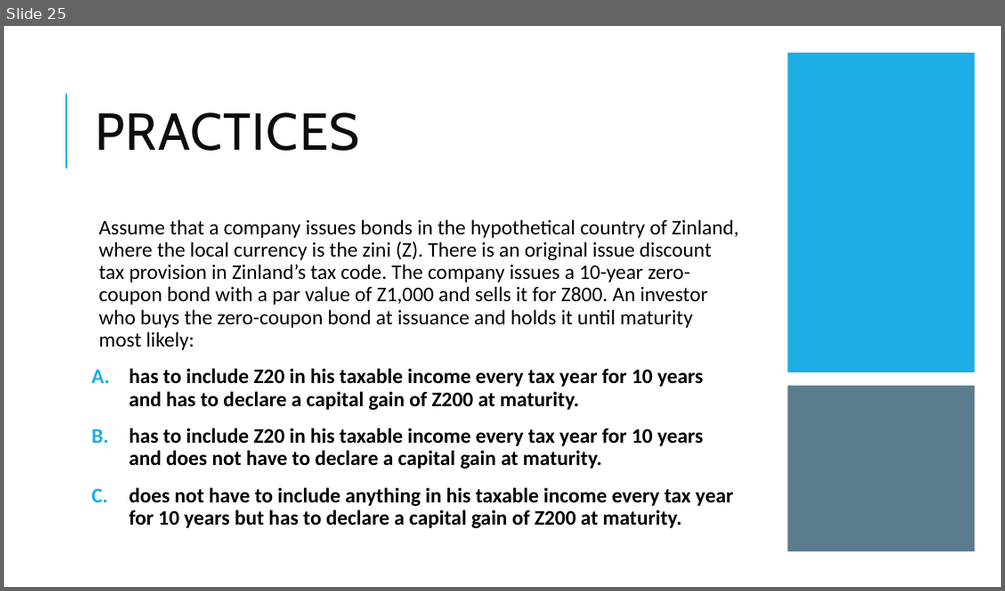
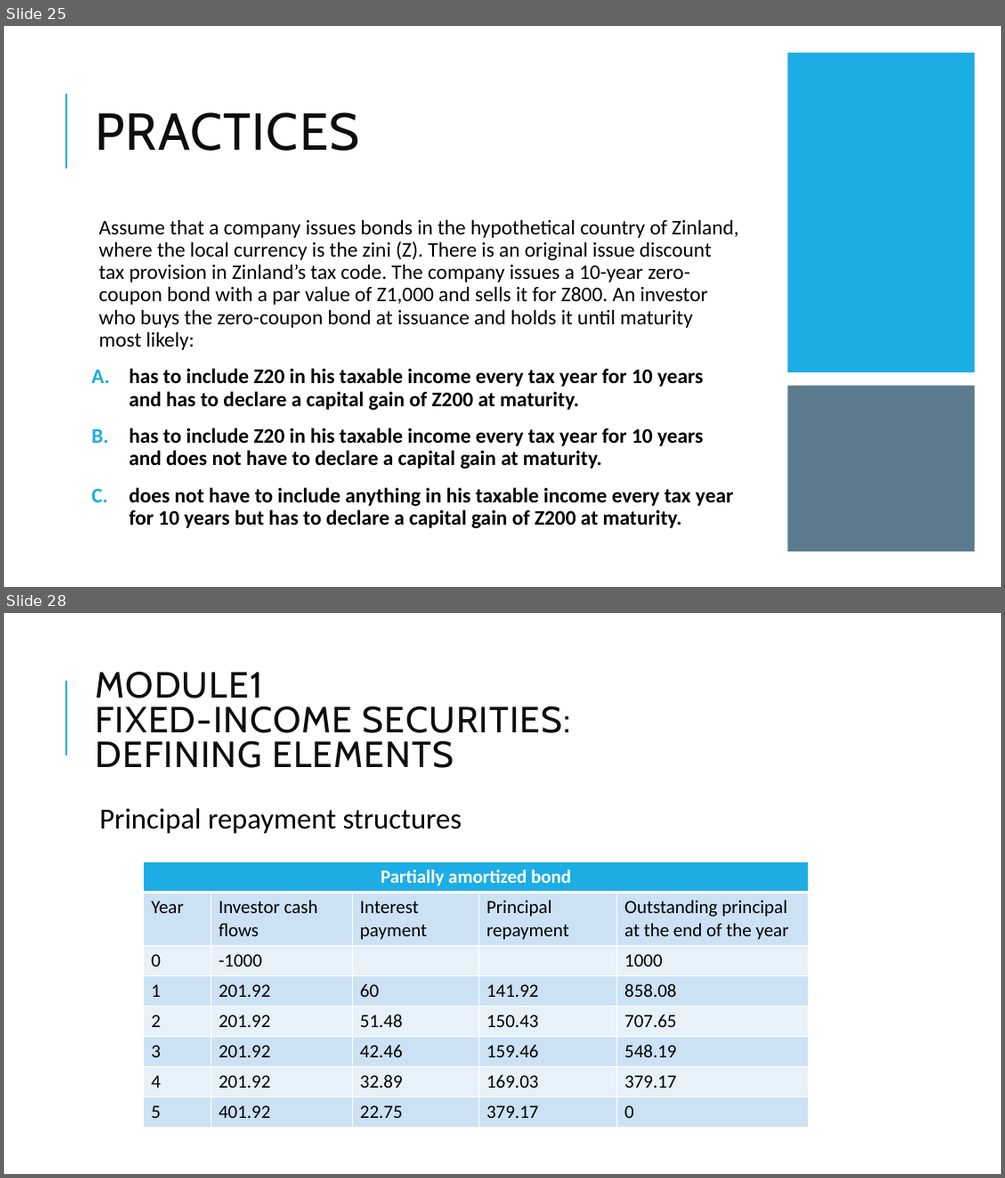
Before and after one commit to Isco0530/data, a slide deck: Fixed Income.pptx. Shown one above the other, each under a label of ours: slide 25 before the commit, slides 25 and 28 after it; the slides between them are not shown. The pictures are 1005x591 and 1005x1178 pixels, drawn with LibreOffice and Linux fonts; fonts in the diff are those of the drawing. Boxes give left, top, right and bottom in pixels: in the first picture for what was removed or moved away, otherwise in the second. Text is boxed around its words. In the diff, an @@ line names an element or a change of style, - is before the commit and + after.

```diff
--- a/Fixed Income.pptx
+++ b/Fixed Income.pptx
@@ slide 28 added at box(4, 613, 1001, 1174), background #FFFFFF; not listed: 1 template element that a slide beside it also shows @@
@@ title added at box(95, 672, 571, 768), 35 pt, text #0D0D0D @@
+MODULE1
+FIXED-INCOME SECURITIES:
+DEFINING ELEMENTS
@@ text added at box(99, 808, 462, 834), 28 pt, text #000000 @@
+  Principal repayment structures
@@ table added at box(144, 862, 809, 1127), 8 rows, 5 columns @@
+Partially amortized bond |  |  |  | 
+Year | Investor cash flows | Interest payment | Principal repayment | Outstanding principal at the end of the year
+0 | -1000 |  |  | 1000
+1 | 201.92 | 60 | 141.92 | 858.08
+2 | 201.92 | 51.48 | 150.43 | 707.65
+3 | 201.92 | 42.46 | 159.46 | 548.19
+4 | 201.92 | 32.89 | 169.03 | 379.17
+5 | 401.92 | 22.75 | 379.17 | 0
```
Also in this commit, not shown: 8 other slides added.
